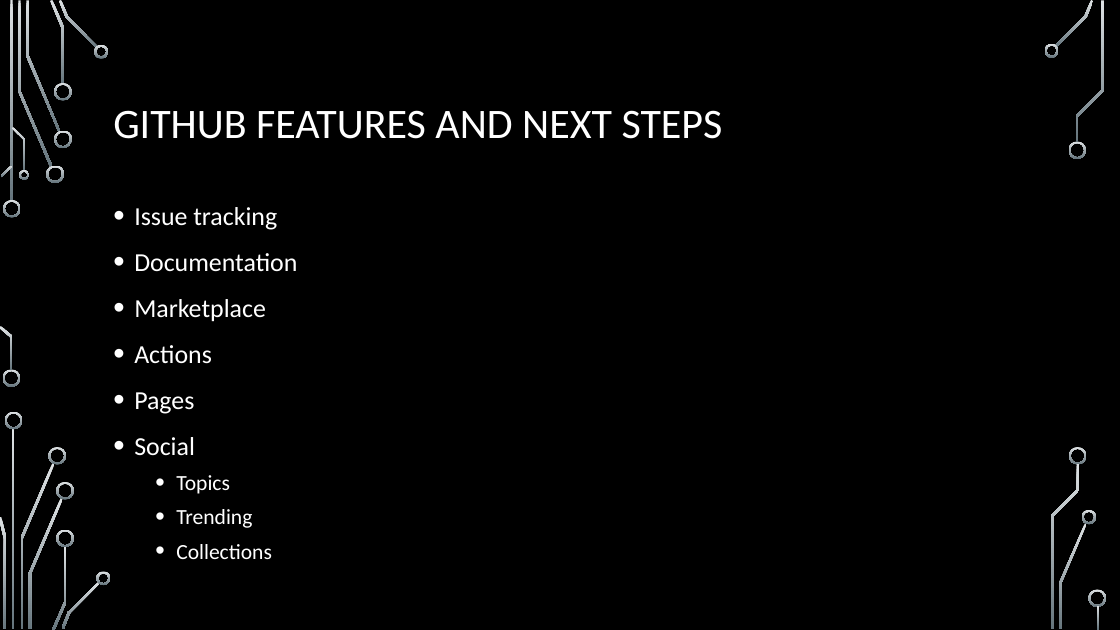
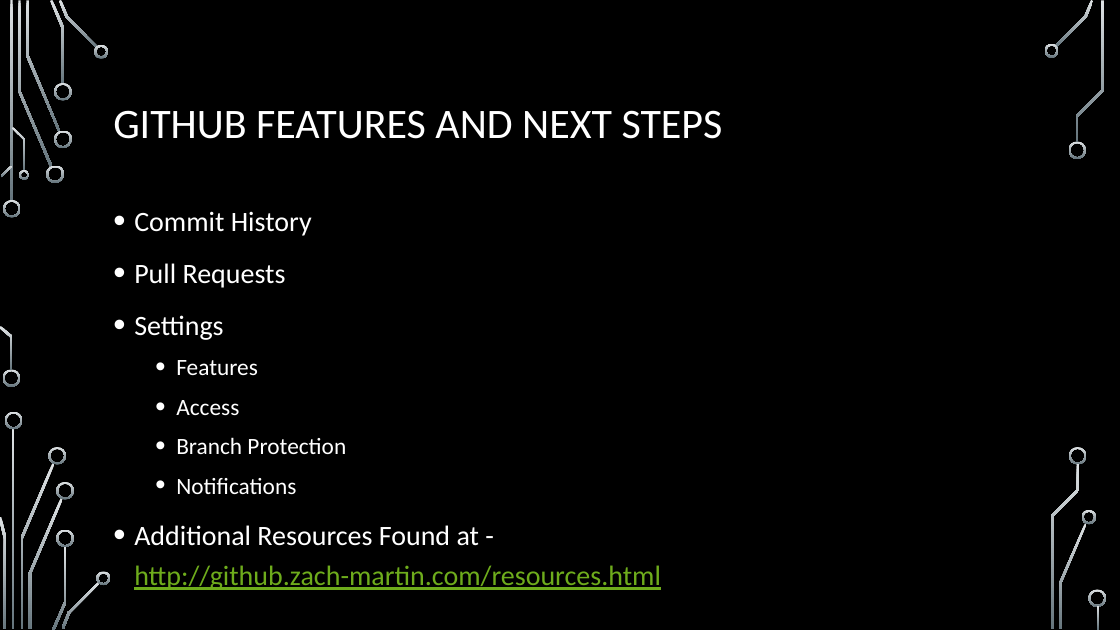
Before and after one commit to onideus/github-101-website, a slide deck: slide 20 of resources/Introduction to github.pptx. Drawn at 1120x630 pixels with LibreOffice and Linux fonts; fonts in the diff are those of the drawing; background and template pictures are left out. Boxes give left, top, right and bottom in pixels: in the first picture for what was removed or moved away, otherwise in the second. Text is boxed around its words. In the diff, an @@ line names an element or a change of style, - is before the commit and + after.

Commit message:
Adding advanced section to website, and incorporating actions and pipeline.

```diff
--- a/resources/Introduction to github.pptx
+++ b/resources/Introduction to github.pptx
@@ text at (134,211,661,590): text changed; size 22.2 to 24 pt @@
-• Issue tracking
-• Documentation
-• Marketplace
-• Actions
-• Pages
-• Social
-  • Topics
-  • Trending
-  • Collections
+• Commit History
+• Pull Requests
+• Settings
+  • Features
+  • Access
+  • Branch Protection
+  • Notifications
+• Additional Resources Found at - http://github.zach-martin.com/resources.html
```
Also in this commit, not shown: 6 other slides changed, 5 other files.
